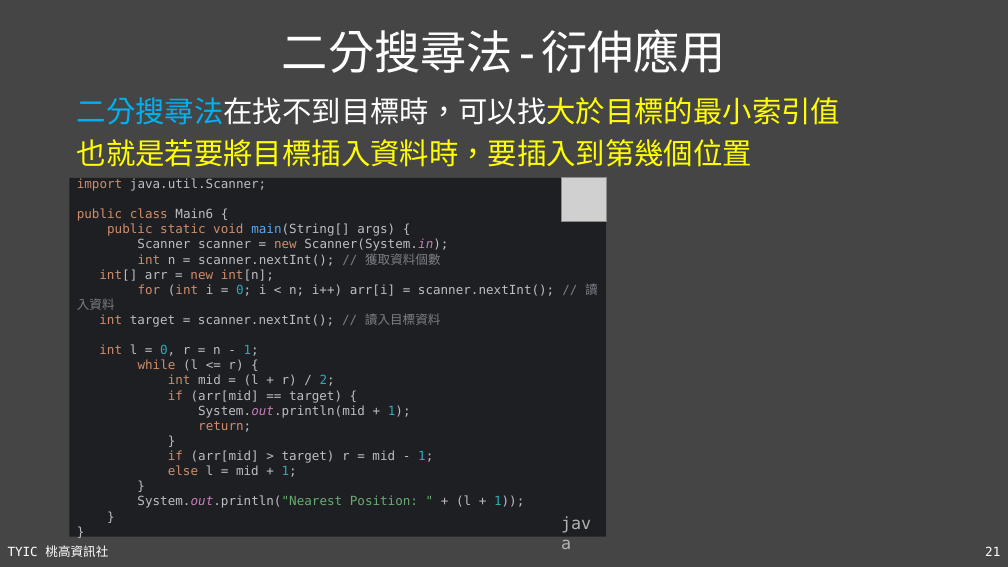
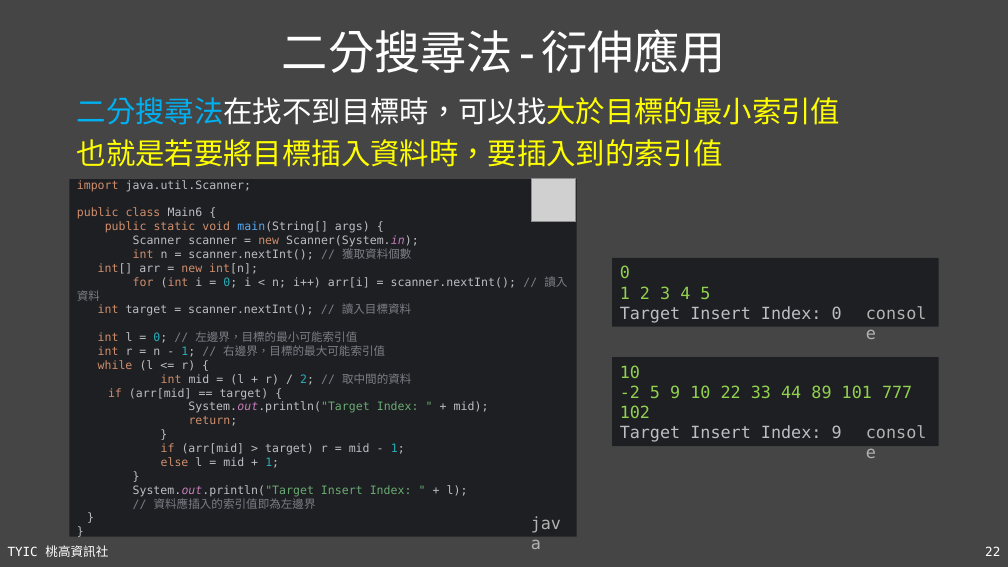
Before and after one commit to TYSHIC/slides, a slide deck: slide 22 of ppt/90_基礎資料結構與演算法.pptx (slide 21 before the commit). Drawn at 1008x567 pixels with LibreOffice and Linux fonts; fonts in the diff are those of the drawing; grey boxes stand for pictures. Boxes give left, top, right and bottom in pixels: in the first picture for what was removed or moved away, otherwise in the second. Text is boxed around its words. In the diff, an @@ line names an element or a change of style, - is before the commit and + after.

```diff
--- a/ppt/90_基礎資料結構與演算法.pptx
+++ b/ppt/90_基礎資料結構與演算法.pptx
@@ text at (77,139,723,167): text changed @@
-也就是若要將目標插入資料時，要插入到第幾個位置
+也就是若要將目標插入資料時，要插入到的索引值
@@ rectangle "import java.util.Scanner; public class Main6 ...": place and size @@
-rectangle "import java.util.Scanner; public class Main6 ..." at (70,178,606,537)
+rectangle "import java.util.Scanner; public class Main6 ..." at (70,179,577,537)
@@ picture: place and size @@
-picture at (562,178,606,222)
+picture at (532,178,576,222)
@@ text in rectangle at (77,180,567,509): text changed; size 12 to 11 pt @@
-import java.util.Scanner;
-public class Main6 {
-public static void main(String[] args) {
-Scanner scanner = new Scanner(System.in);
-int n = scanner.nextInt(); // 獲取資料個數
-int[] arr = new int[n];
-for (int i = 0; i < n; i++) arr[i] = scanner.nextInt(); // 讀入資料
-int target = scanner.nextInt(); // 讀入目標資料
-int l = 0, r = n - 1;
-while (l <= r) {
-int mid = (l + r) / 2;
-if (arr[mid] == target) {
-System.out.println(mid + 1);
-return;
-}
-if (arr[mid] > target) r = mid - 1;
-else l = mid + 1;
-}
-System.out.println("Nearest Position: " + (l + 1));
-}
-}
+import java.util.Scanner;
+public class Main6 {
+public static void main(String[] args) {
+Scanner scanner = new Scanner(System.in);
+int n = scanner.nextInt(); // 獲取資料個數
+int[] arr = new int[n];
+for (int i = 0; i < n; i++) arr[i] = scanner.nextInt(); // 讀入資料
+int target = scanner.nextInt(); // 讀入目標資料
+int l = 0; // 左邊界，目標的最小可能索引值
+int r = n - 1; // 右邊界，目標的最大可能索引值
+while (l <= r) {
+int mid = (l + r) / 2; // 取中間的資料
+if (arr[mid] == target) {
+System.out.println("Target Index: " + mid);
+return;
+}
+if (arr[mid] > target) r = mid - 1;
+else l = mid + 1;
+}
+System.out.println("Target Insert Index: " + l);
+// 資料應插入的索引值即為左邊界
+}
+}
@@ rectangle added at (613,258,939,327), fill #1E1F22, 16 pt, text #BCBEC4 @@
+0
+1 2 3 4 5
+Target Insert Index: 0
@@ text added at (859,299,939,327), 16 pt, text #B2B2B2 @@
+console
@@ rectangle added at (613,358,939,447), fill #1E1F22, 16 pt, text #92D050 @@
+10
+-2 5 9 10 22 33 44 89 101 777
+102
+Target Insert Index: 9
@@ text added at (859,418,939,446), 16 pt, text #B2B2B2 @@
+console
@@ text "java": place and size @@
-text "java" at (554,509,606,537)
+text "java" at (523,509,575,537)
@@ page number at (985,546,1000,556): text changed @@
-21
+22
```
Also in this commit, not shown: 10 other slides changed, 1 slide added, 3 other files.
